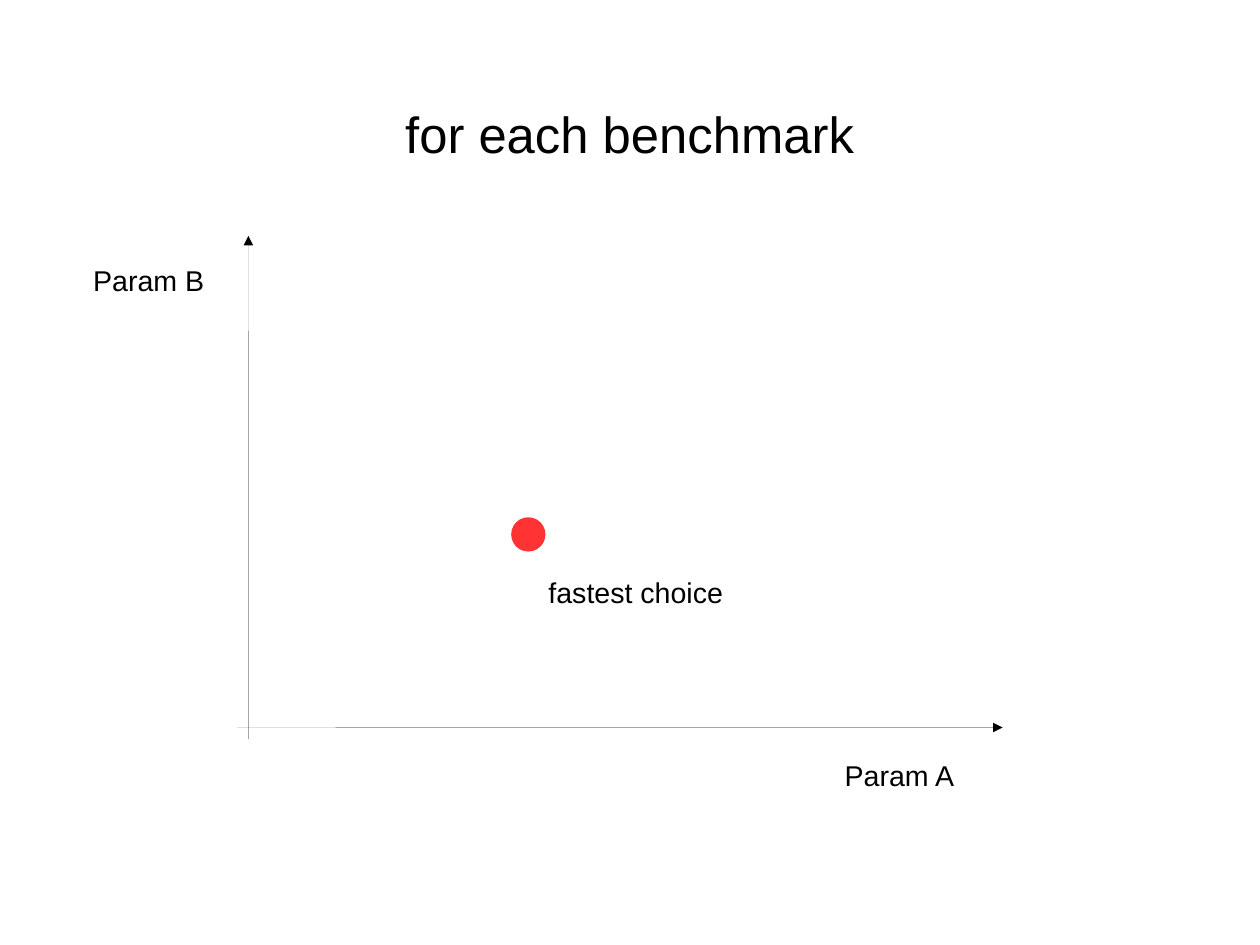
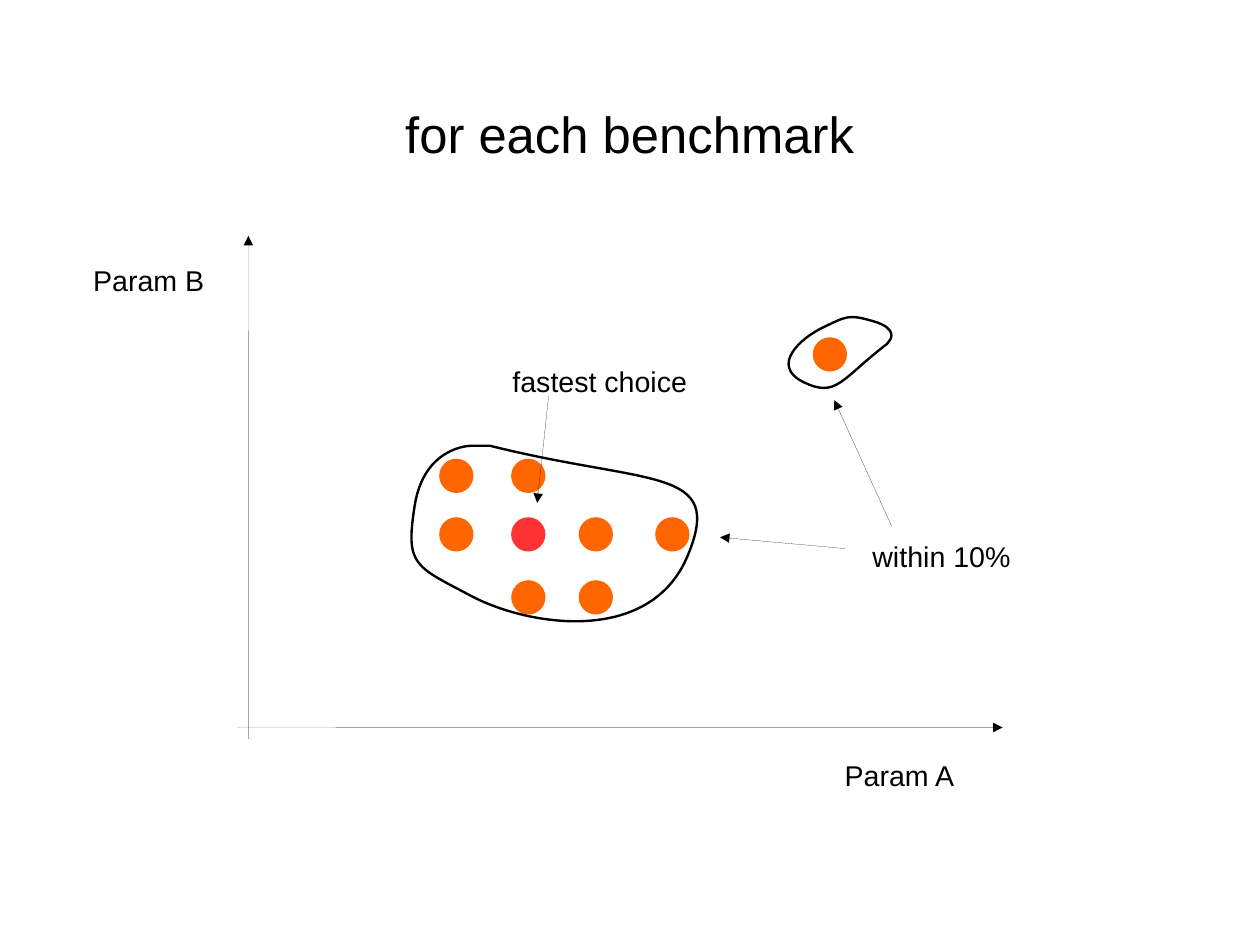
Before and after one commit to o-/ml_hw, a slide deck: slide 6 of project/presentation.odp (slide 5 before the commit). Drawn at 1260x945 pixels with LibreOffice and Linux fonts; fonts in the diff are those of the drawing. Boxes give left, top, right and bottom in pixels: in the first picture for what was removed or moved away, otherwise in the second. Text is boxed around its words. In the diff, an @@ line names an element or a change of style, - is before the commit and + after.

```diff
--- a/project/presentation.odp
+++ b/project/presentation.odp
@@ freeform shape added at box(789, 317, 892, 388), outline #000000 1.5 pt @@
@@ text "fastest choice" rewrapped from box(548, 582, 723, 604) to box(512, 371, 687, 397) @@
@@ ellipse added at box(813, 337, 847, 372), fill #FF6600 @@
@@ arrow added from (549, 397) to (537, 503), #000000 0 pt @@
@@ arrow added from (892, 526) to (835, 400), #000000 0 pt @@
@@ freeform shape added at box(412, 446, 697, 622), outline #000000 1.5 pt @@
@@ ellipse added at box(439, 458, 473, 493), fill #FF6600 @@
@@ ellipse added at box(511, 458, 545, 493), fill #FF6600 @@
@@ ellipse added at box(439, 518, 473, 552), fill #FF6600 @@
@@ ellipse added at box(579, 518, 613, 552), fill #FF6600 @@
@@ ellipse added at box(655, 518, 689, 552), fill #FF6600 @@
@@ arrow added from (846, 549) to (720, 537), #000000 0 pt @@
@@ text added at box(872, 546, 1010, 568), 18 pt, text #000000 @@
+within 10%
@@ ellipse added at box(511, 581, 545, 615), fill #FF6600 @@
@@ ellipse added at box(579, 581, 613, 615), fill #FF6600 @@
```
Also in this commit, not shown: 4 other slides changed, 1 slide added, 2 slides removed, 1 other file.
